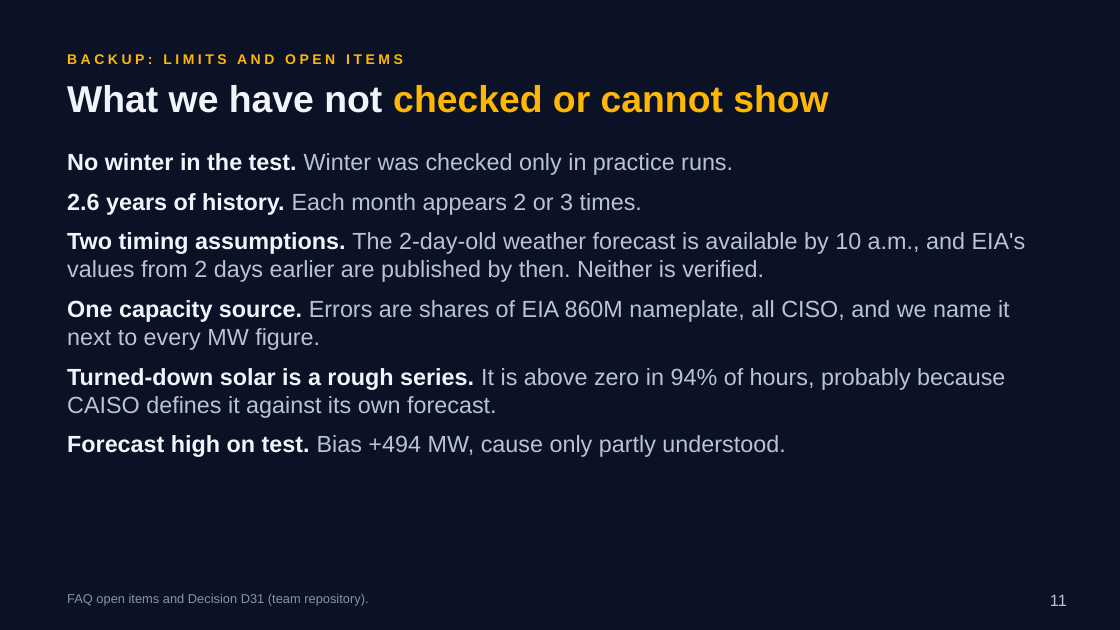
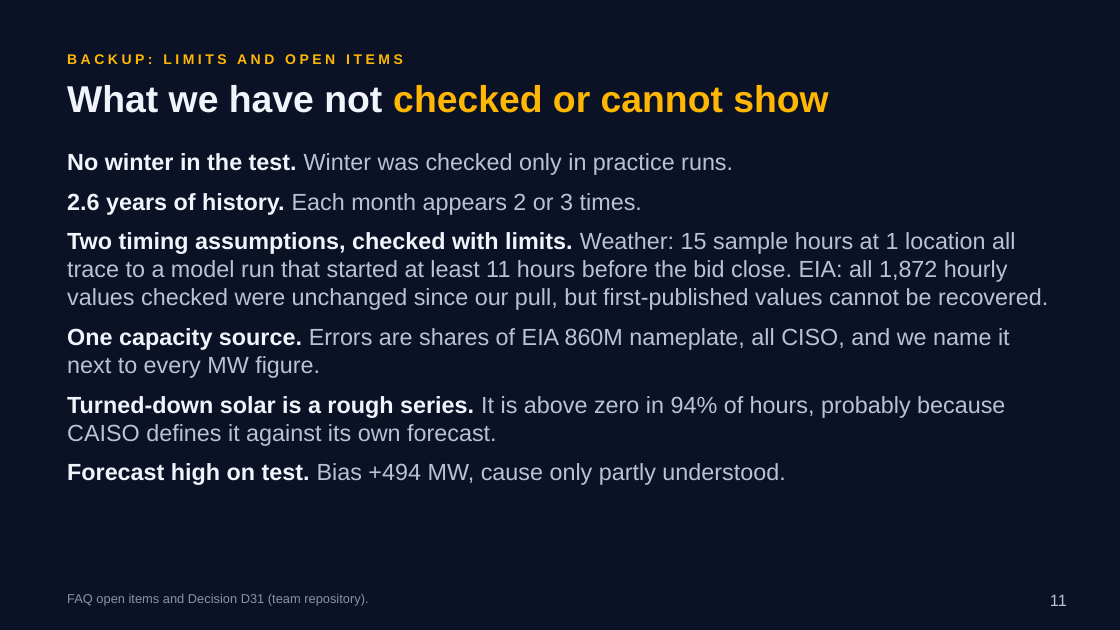
Before and after one commit to RaulSolaNavarro/caiso-solar-forecast, a slide deck: slide 11 of deck/capstone3/Capstone3_Backup.pptx. Drawn at 1120x630 pixels with LibreOffice and Linux fonts; fonts in the diff are those of the drawing. Boxes give left, top, right and bottom in pixels: in the first picture for what was removed or moved away, otherwise in the second. Text is boxed around its words. In the diff, an @@ line names an element or a change of style, - is before the commit and + after.

```diff
--- a/deck/capstone3/Capstone3_Backup.pptx
+++ b/deck/capstone3/Capstone3_Backup.pptx
@@ text at box(67, 232, 1048, 310): text changed @@
-• Two timing assumptions. The 2-day-old weather forecast is available by 10 a.m., and EIA's values from 2 days earlier are published by then. Neither is verified.
+• Two timing assumptions, checked with limits. Weather: 15 sample hours at 1 location all trace to a model run that started at least 11 hours before the bid close. EIA: all 1,872 hourly values checked were unchanged since our pull, but first-published values cannot be recovered.
```
Also in this commit, not shown: 1 other slide changed, 2 other files.
